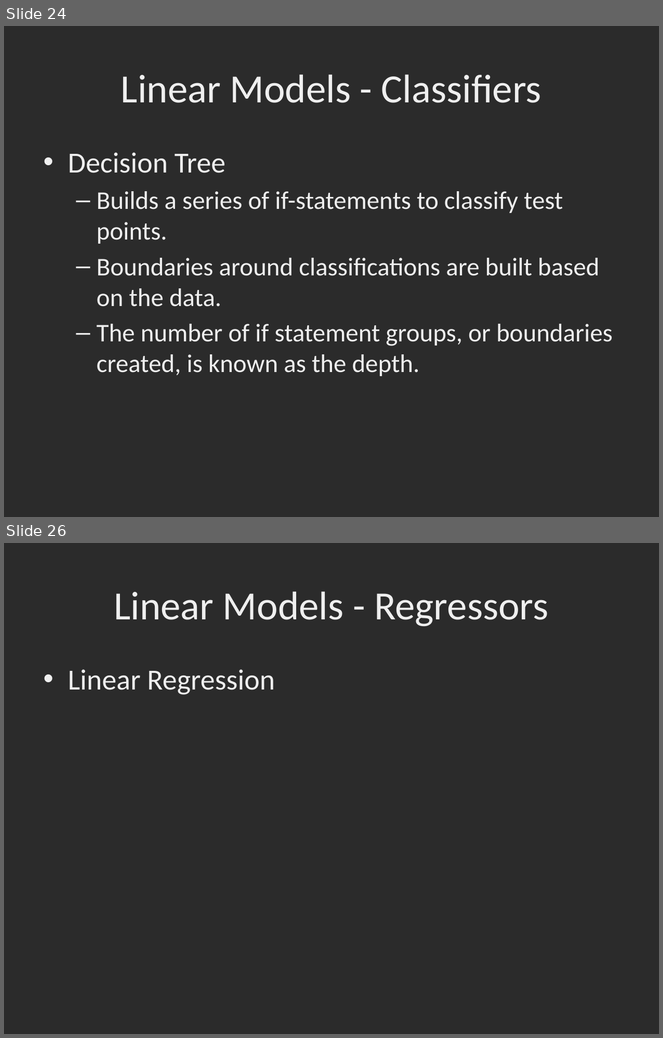
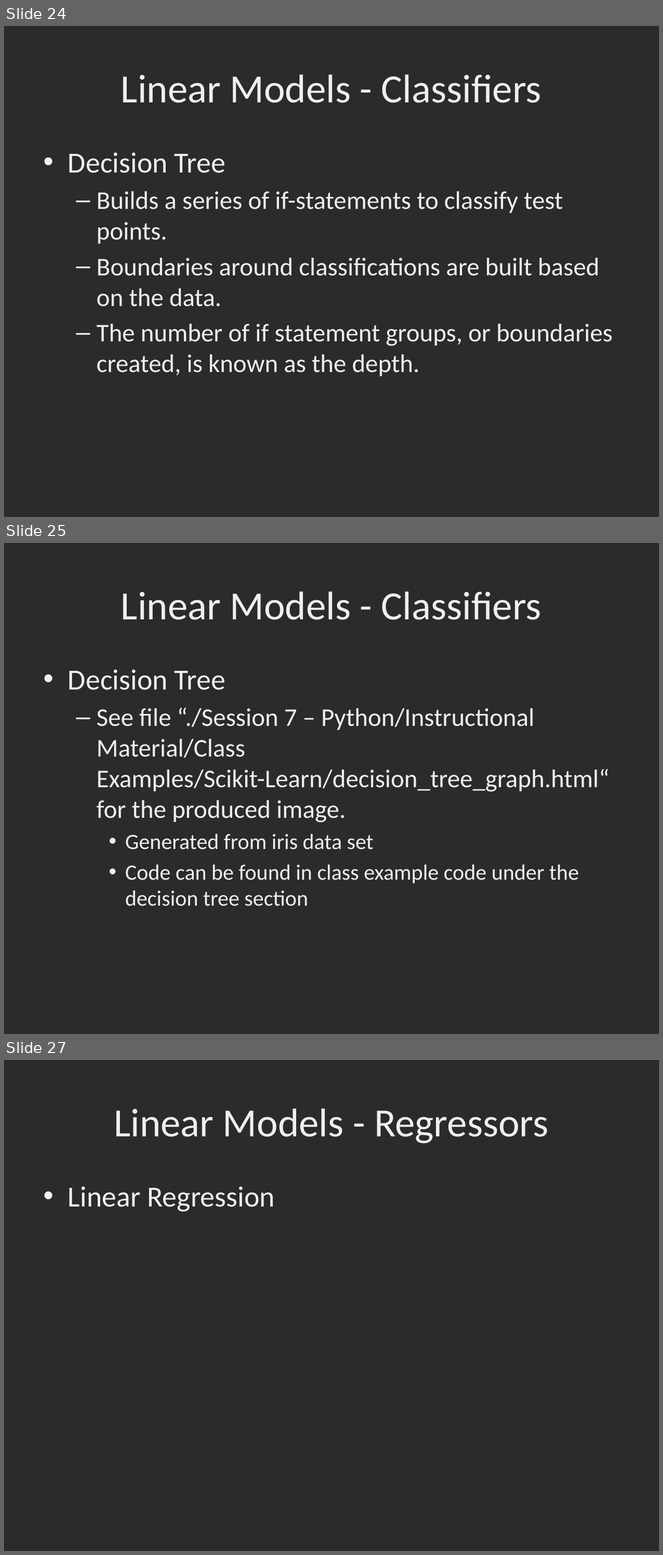
Before and after one commit to dbowmans46/PracticalProgramming, a slide deck: Session 7 - Python/Instructional Material/Session 7 - Python Brief Intro to Machine Learning with Scikit Learn.pptx. Shown one above the other, each under a label of ours: slides 24 and 26 before the commit, slides 24, 25 and 27 after it; the slides between them are not shown. The pictures are 663x1038 and 663x1555 pixels, drawn with LibreOffice and Linux fonts; fonts in the diff are those of the drawing; background and template pictures are left out; a plain dark background stands for a picture behind light text. Boxes give left, top, right and bottom in pixels: in the first picture for what was removed or moved away, otherwise in the second. Text is boxed around its words. In the diff, an @@ line names an element or a change of style, - is before the commit and + after.

Commit message:
More info on classifiers, added decision tree graph for decision tree.

```diff
--- a/Session 7 - Python/Instructional Material/Session 7 - Python Brief Intro to Machine Learning with Scikit Learn.pptx
+++ b/Session 7 - Python/Instructional Material/Session 7 - Python Brief Intro to Machine Learning with Scikit Learn.pptx
@@ slide 25 added at bbox=[4, 543, 659, 1034], background picture (left out) @@
@@ title added at bbox=[121, 591, 542, 620], 44 pt, text #EFEFEF @@
+Linear Models - Classifiers
@@ text added at bbox=[68, 669, 610, 906], 28 pt, text #EFEFEF @@
+• Decision Tree
+  – See file “./Session 7 – Python/Instructional Material/Class Examples/Scikit-Learn/decision_tree_graph.html“ for the produced image.
+    • Generated from iris data set
+    • Code can be found in class example code under the decision tree section
@@ what was slide 26 is now slide 27 @@
```
Also in this commit, not shown: 2 slides changed.
